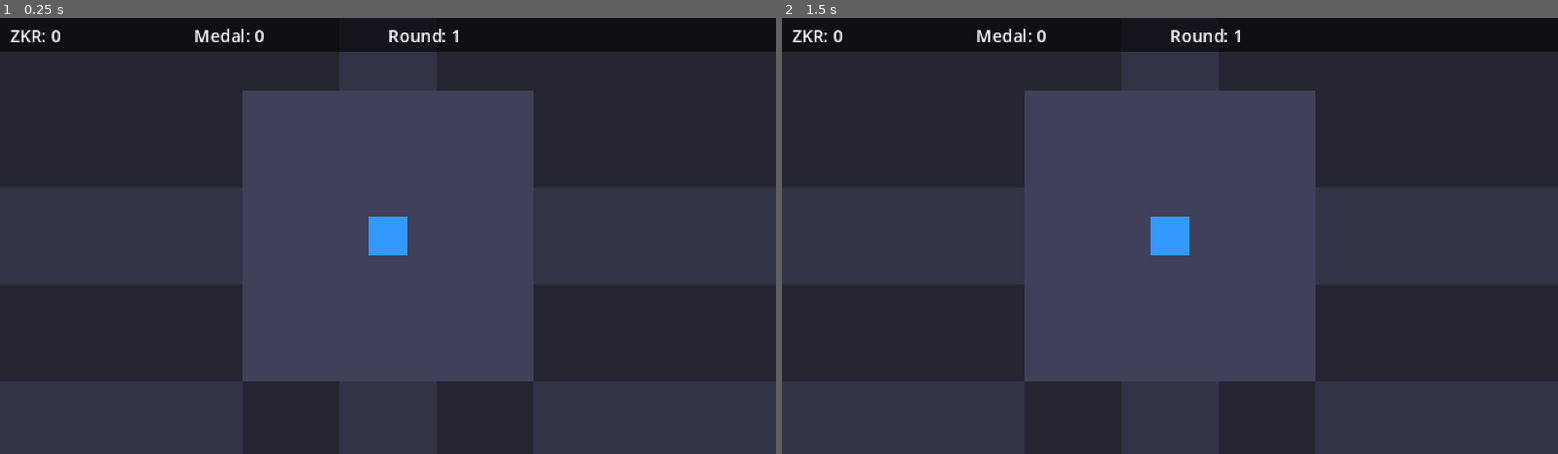
Above: before the commit, frames 1-2 (left to right).
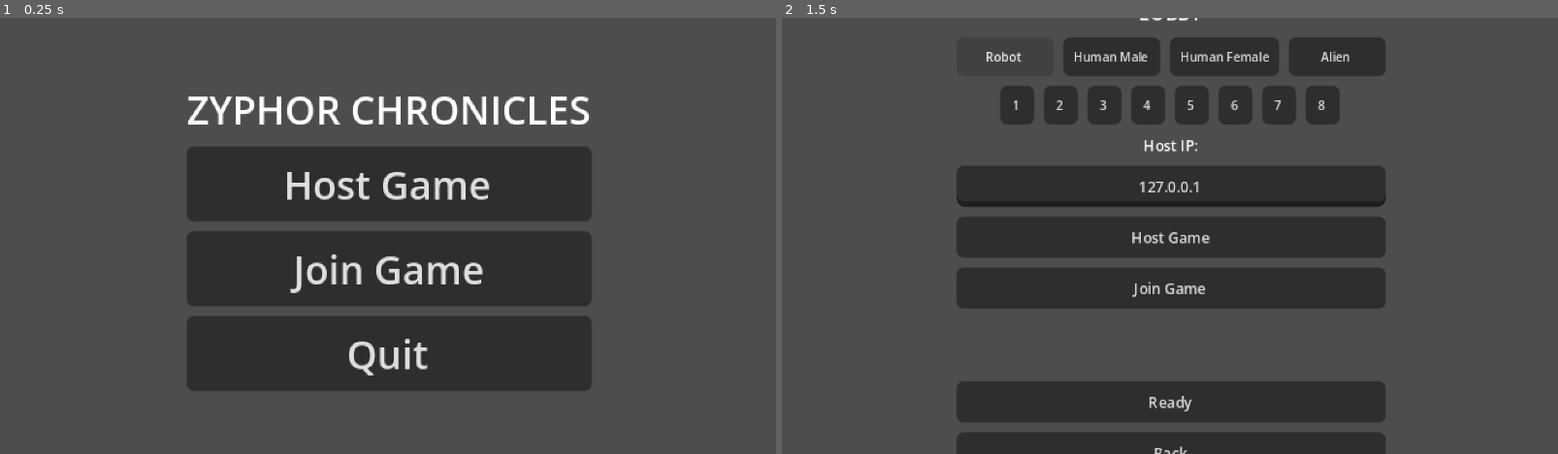
Above: after the commit, the same moments.

Repository: IchbineineBiene2/co-op-pixel-game
Game: Godot game, scene res://scenes/main_menu.tscn
Same seed, same stepped clock (60 frames per second), same inputs: the game is played once before the commit and once after it. Before the commit the project starts from res://scenes/hub_map.tscn.
Inputs (mouse positions are in pixels of both pictures, inside the frame that each line leads up to):
- Up to frame 1 (0.25 s): no input
- Up to frame 2 (1.5 s): click (1170, 183) at 0.5 s, where only the run after the commit has a clickable "Host Game"; click (1007, 57) at 1.25 s, where only the run after the commit has a clickable "Robot"

The runs differ from the first frame. In frame 1, 89% of the frame differs, in the area x 0-100%, y 0-100%; in frame 2, 80%.

Commit message:
there are some multiplayer errors to fix

Diff:
--- a/zyphor-chronicles/project.godot
+++ b/zyphor-chronicles/project.godot
@@ -11,7 +11,7 @@
 [application]
 
 config/name="ZyphorChronicles"
-run/main_scene="res://scenes/hub_map.tscn"
+run/main_scene="uid://befxr63stcs7r"
 config/features=PackedStringArray("4.6", "Forward Plus")
 config/icon="res://icon.svg"
 
--- a/zyphor-chronicles/scenes/lobby.gd
+++ b/zyphor-chronicles/scenes/lobby.gd
@@ -2,9 +2,10 @@
 
 var vbox: VBoxContainer = null
 var ip_input: LineEdit = null
+var status_label: Label = null
+var player_count_label: Label = null
 
 func _ready() -> void:
-	# UI'yi kod ile oluştur
 	var canvas = CanvasLayer.new()
 	add_child(canvas)
 
@@ -17,20 +18,12 @@
 	canvas.add_child(vbox)
 
 	var title = Label.new()
-	title.name = "Title"
 	title.text = "LOBBY"
 	title.horizontal_alignment = HORIZONTAL_ALIGNMENT_CENTER
 	title.add_theme_font_size_override("font_size", 8)
 	vbox.add_child(title)
 
-	var players_label = Label.new()
-	players_label.name = "PlayersLabel"
-	players_label.text = tr("MSG_WAITING")
-	players_label.horizontal_alignment = HORIZONTAL_ALIGNMENT_CENTER
-	players_label.add_theme_font_size_override("font_size", 6)
-	vbox.add_child(players_label)
-
-	# Sprite seçim butonları
+	# Sprite seçim
 	var sprite_hbox = HBoxContainer.new()
 	sprite_hbox.alignment = BoxContainer.ALIGNMENT_CENTER
 	vbox.add_child(sprite_hbox)
@@ -42,7 +35,7 @@
 		btn.pressed.connect(_on_sprite_selected.bind(sprite.to_lower().replace(" ", "_")))
 		sprite_hbox.add_child(btn)
 
-	# Renk seçim butonları
+	# Renk seçim
 	var color_hbox = HBoxContainer.new()
 	color_hbox.alignment = BoxContainer.ALIGNMENT_CENTER
 	vbox.add_child(color_hbox)
@@ -55,13 +48,12 @@
 		color_hbox.add_child(btn)
 
 	var ip_label = Label.new()
-	ip_label.text = "IP Address:"
+	ip_label.text = "Host IP:"
 	ip_label.add_theme_font_size_override("font_size", 6)
 	ip_label.horizontal_alignment = HORIZONTAL_ALIGNMENT_CENTER
 	vbox.add_child(ip_label)
 
 	ip_input = LineEdit.new()
-	ip_input.name = "IPInput"
 	ip_input.placeholder_text = "192.168.1.x"
 	ip_input.text = "127.0.0.1"
 	ip_input.custom_minimum_size = Vector2(120, 16)
@@ -70,7 +62,6 @@
 	vbox.add_child(ip_input)
 
 	var btn_host = Button.new()
-	btn_host.name = "BtnHost"
 	btn_host.text = tr("BTN_HOST")
 	btn_host.custom_minimum_size = Vector2(120, 14)
 	btn_host.add_theme_font_size_override("font_size", 6)
@@ -78,14 +69,28 @@
 	vbox.add_child(btn_host)
 
 	var btn_join = Button.new()
-	btn_join.name = "BtnJoin"
 	btn_join.text = tr("BTN_JOIN")
 	btn_join.custom_minimum_size = Vector2(120, 14)
 	btn_join.add_theme_font_size_override("font_size", 6)
 	btn_join.pressed.connect(_on_join_pressed)
 	vbox.add_child(btn_join)
 
-	# Hazır ve Geri butonları
+	# Oyuncu sayısı
+	player_count_label = Label.new()
+	player_count_label.text = ""
+	player_count_label.horizontal_alignment = HORIZONTAL_ALIGNMENT_CENTER
+	player_count_label.add_theme_font_size_override("font_size", 6)
+	player_count_label.modulate = Color(0.8, 1, 0.8)
+	vbox.add_child(player_count_label)
+
+	# Durum mesajı
+	status_label = Label.new()
+	status_label.text = ""
+	status_label.horizontal_alignment = HORIZONTAL_ALIGNMENT_CENTER
+	status_label.add_theme_font_size_override("font_size", 6)
+	status_label.modulate = Color(1, 1, 0.5)
+	vbox.add_child(status_label)
+
 	var btn_ready = Button.new()
 	btn_ready.name = "BtnReady"
 	btn_ready.text = tr("BTN_READY")
@@ -95,61 +100,91 @@
 	vbox.add_child(btn_ready)
 
 	var btn_back = Button.new()
-	btn_back.name = "BtnBack"
 	btn_back.text = tr("BTN_BACK")
 	btn_back.add_theme_font_size_override("font_size", 6)
 	btn_back.custom_minimum_size = Vector2(60, 14)
 	btn_back.pressed.connect(_on_back_pressed)
 	vbox.add_child(btn_back)
 
-	# Sinyaller
 	NetworkManager.player_connected.connect(_on_player_connected)
 	NetworkManager.player_disconnected.connect(_on_player_disconnected)
+	NetworkManager.connection_succeeded.connect(_on_connection_succeeded)
+	NetworkManager.connection_failed.connect(_on_connection_failed_handler)
 
 func _on_sprite_selected(sprite_type: String) -> void:
 	PlayerData.sprite_type = sprite_type
-	print("Sprite seçildi: ", sprite_type)
 
 func _on_color_selected(color_index: int) -> void:
 	PlayerData.color_palette = color_index
-	print("Renk seçildi: ", color_index)
 
 func _on_host_pressed() -> void:
 	NetworkManager.host_game()
+	if not multiplayer.has_multiplayer_peer():
+		_set_status("Host kurulamadı!", Color(1, 0.3, 0.3))
+		return
 	GameManager.register_player(1, SaveManager.player_name)
-	_show_waiting()
+	# Yerel IP'yi bul ve göster
+	var local_ip = _get_local_ip()
+	_set_status("Host: " + local_ip + "  Diğerleri bu IP'ye bağlansın", Color(0.5, 1, 0.5))
+	_update_count()
 
 func _on_join_pressed() -> void:
-	var ip = "127.0.0.1"
-	if ip_input != null and ip_input.text != "":
-		ip = ip_input.text
+	var ip = ip_input.text.strip_edges()
+	if ip == "":
+		ip = "127.0.0.1"
+	_set_status("Bağlanılıyor: " + ip + "...", Color(1, 1, 0.5))
 	NetworkManager.join_game(ip)
-	_show_waiting()
 
-func _show_waiting() -> void:
-	if vbox == null:
-		return
-	var waiting = Label.new()
-	waiting.name = "WaitingLabel"
-	waiting.text = "Waiting... (1/" + str(NetworkManager.MAX_PLAYERS) + ")"
-	waiting.horizontal_alignment = HORIZONTAL_ALIGNMENT_CENTER
-	waiting.add_theme_font_size_override("font_size", 6)
-	vbox.add_child(waiting)
+func _on_connection_succeeded() -> void:
+	var my_id = multiplayer.get_unique_id()
+	NetworkManager.sync_player_data.rpc(my_id, SaveManager.player_name)
+	_set_status("Bağlandı! Host oyunu başlatana kadar bekle.", Color(0.5, 1, 0.5))
+	_update_count()
+
+func _on_connection_failed_handler() -> void:
+	_set_status("Bağlantı başarısız! IP doğru mu?", Color(1, 0.3, 0.3))
 
 func _on_ready_pressed() -> void:
-	var my_id = multiplayer.get_unique_id()
-	GameManager.register_player(my_id, SaveManager.player_name)
-	get_tree().change_scene_to_file("res://scenes/main_map.tscn")
+	if not multiplayer.has_multiplayer_peer():
+		return
+	if not multiplayer.is_server():
+		_set_status("Sadece host oyunu başlatabilir!", Color(1, 0.6, 0.3))
+		return
+	NetworkManager.change_scene_for_all.rpc("res://scenes/hub_map.tscn")
 
 func _on_back_pressed() -> void:
 	NetworkManager.disconnect_game()
 	get_tree().change_scene_to_file("res://scenes/main_menu.tscn")
 
 func _on_player_connected(peer_id: int) -> void:
-	GameManager.register_player(peer_id, "Player " + str(peer_id))
-	var waiting = vbox.find_child("WaitingLabel") if vbox else null
-	if waiting:
-		waiting.text = "Players: " + str(GameManager.players.size())
+	print("Oyuncu bağlandı: ", peer_id)
+	# Sayım: gerçek peer sayısını kullan, RPC henüz gelmemiş olabilir
+	await get_tree().create_timer(0.2).timeout
+	_update_count()
 
-func _on_player_disconnected(peer_id: int) -> void:
-	print("Oyuncu ayrıldı: ", peer_id)
+func _on_player_disconnected(_peer_id: int) -> void:
+	await get_tree().create_timer(0.1).timeout
+	_update_count()
+
+func _update_count() -> void:
+	if not multiplayer.has_multiplayer_peer():
+		player_count_label.text = ""
+		return
+	var count: int
+	if multiplayer.is_server():
+		count = multiplayer.get_peers().size() + 1  # peerlar + host
+	else:
+		count = GameManager.players.size()
+	player_count_label.text = "Oyuncular: " + str(count) + "/" + str(NetworkManager.MAX_PLAYERS) + \
+		("  (Sen host'sun)" if multiplayer.is_server() else "")
+
+func _set_status(text: String, color: Color = Color(1, 1, 1)) -> void:
+	if status_label:
+		status_label.text = text
+		status_label.modulate = color
+
+func _get_local_ip() -> String:
+	for addr in IP.get_local_addresses():
+		if addr.begins_with("192.168.") or addr.begins_with("10."):
+			return addr
+	return "127.0.0.1"
--- a/zyphor-chronicles/scripts/autoload/GameManager.gd
+++ b/zyphor-chronicles/scripts/autoload/GameManager.gd
@@ -24,6 +24,13 @@
 func shuffle_minigames() -> void:
 	minigame_order = MINIGAMES.duplicate()
 	minigame_order.shuffle()
+	if multiplayer.has_multiplayer_peer() and multiplayer.is_server():
+		sync_minigame_order.rpc(minigame_order)
+
+@rpc("authority", "call_local", "reliable")
+func sync_minigame_order(order: Array) -> void:
+	minigame_order = order
+	print("Mini oyun sırası sync edildi: ", minigame_order)
 
 func get_current_minigame() -> String:
 	var idx = current_round % minigame_order.size()
@@ -38,6 +45,13 @@
 	current_round += 1
 	if current_round % MINIGAMES.size() == 0:
 		shuffle_minigames()
+	elif multiplayer.has_multiplayer_peer() and multiplayer.is_server():
+		sync_round.rpc(current_round)
+
+@rpc("authority", "call_local", "reliable")
+func sync_round(round_num: int) -> void:
+	current_round = round_num
+	print("Tur sync edildi: ", current_round)
 
 # ── Oyuncu Verileri ──────────────────────────────────────────
 var players: Dictionary = {}
--- a/zyphor-chronicles/scripts/autoload/NetworkManager.gd
+++ b/zyphor-chronicles/scripts/autoload/NetworkManager.gd
@@ -18,6 +18,11 @@
 
 # ── Host ─────────────────────────────────────────────────────
 func host_game() -> void:
+	if peer:
+		peer.close()
+		peer = null
+	multiplayer.multiplayer_peer = null
+
 	peer = ENetMultiplayerPeer.new()
 	var error = peer.create_server(PORT, MAX_PLAYERS)
 	if error != OK:
@@ -56,10 +61,20 @@
 	GameManager.players.erase(id)
 	player_disconnected.emit(id)
 
+# ── RPC: Oyun Durumu Senkronizasyonu ─────────────────────────
+@rpc("any_peer", "reliable")
+func request_game_state() -> void:
+	if not multiplayer.is_server():
+		return
+	var sender = multiplayer.get_remote_sender_id()
+	GameManager.sync_minigame_order.rpc_id(sender, GameManager.minigame_order)
+	GameManager.sync_round.rpc_id(sender, GameManager.current_round)
+
 func _on_connected_to_server() -> void:
 	var my_id = multiplayer.get_unique_id()
 	connection_succeeded.emit()
 	print("Sunucuya bağlandı, ID: ", my_id)
+	request_game_state.rpc_id(1)
 
 func _on_connection_failed() -> void:
 	connection_failed.emit()
--- a/zyphor-chronicles/scripts/autoload/RoundManager.gd
+++ b/zyphor-chronicles/scripts/autoload/RoundManager.gd
@@ -5,17 +5,30 @@
 var timer: float = 0.0
 var timer_running: bool = false
 var players_in_zone: Array = []
+var players_inside: Array = []
+var players_ready: Dictionary = {}
+var minigame_scene: String = ""
 
 signal round_started
 signal round_timer_tick(seconds_left: float)
 signal player_missed_round(peer_id: int)
+signal zone_count_updated(current: int, total: int)
 
 # ── Bölge Bekleme Sistemi ────────────────────────────────────
-func player_entered_zone(peer_id: int) -> void:
-	if not players_in_zone.has(peer_id):
-		players_in_zone.append(peer_id)
+func player_entered_zone(peer_id: int, _zone: String) -> void:
+	if not players_inside.has(peer_id):
+		players_inside.append(peer_id)
+
+	if multiplayer.has_multiplayer_peer() and multiplayer.is_server():
+		update_zone_count.rpc(players_inside.size(), GameManager.players.size())
+
 	if not timer_running:
 		_start_timer()
+
+@rpc("authority", "call_local", "reliable")
+func update_zone_count(current: int, total: int) -> void:
+	print("Bölgede: ", current, "/", total)
+	zone_count_updated.emit(current, total)
 
 func player_left_zone(peer_id: int) -> void:
 	players_in_zone.erase(peer_id)
@@ -34,12 +47,19 @@
 
 func _launch_minigame() -> void:
 	timer_running = false
-	# Gelmeyen oyuncular turu atlar
 	for peer_id in GameManager.players.keys():
-		if not players_in_zone.has(peer_id):
+		if not players_inside.has(peer_id):
 			player_missed_round.emit(peer_id)
 	round_started.emit()
 	players_in_zone.clear()
+	players_inside.clear()
+
+	if multiplayer.has_multiplayer_peer() and multiplayer.is_server():
+		var scene = "res://scenes/minigames/" + GameManager.get_current_minigame() + ".tscn"
+		NetworkManager.change_scene_for_all.rpc(scene)
+	elif not multiplayer.has_multiplayer_peer():
+		var scene = "res://scenes/minigames/" + GameManager.get_current_minigame() + ".tscn"
+		get_tree().call_deferred("change_scene_to_file", scene)
 
 # ── Tur Sonu ─────────────────────────────────────────────────
 func end_round(results: Array) -> void:
--- a/zyphor-chronicles/scripts/hub_map.gd
+++ b/zyphor-chronicles/scripts/hub_map.gd
@@ -18,6 +18,8 @@
 	_create_zone_portals()
 	var hud = preload("res://scenes/ui/hud.tscn").instantiate()
 	add_child(hud)
+	RoundManager.zone_count_updated.connect(_on_zone_count_updated)
+	RoundManager.round_timer_tick.connect(_on_timer_tick)
 
 func _create_hub() -> void:
 	var ground = ColorRect.new()
@@ -163,6 +165,23 @@
 		get_tree().change_scene_to_file(ZONE_SCENES[zone_key])
 	)
 
+func _on_zone_count_updated(current: int, total: int) -> void:
+	if not has_node("WaitingCanvas"):
+		var canvas = CanvasLayer.new()
+		canvas.name = "WaitingCanvas"
+		add_child(canvas)
+		var lbl = Label.new()
+		lbl.name = "WaitingLabel"
+		lbl.position = Vector2(110, 8)
+		lbl.add_theme_font_size_override("font_size", 8)
+		lbl.modulate = Color(1, 1, 0)
+		canvas.add_child(lbl)
+	$WaitingCanvas/WaitingLabel.text = "Bölgede: " + str(current) + "/" + str(total)
+
+func _on_timer_tick(seconds_left: float) -> void:
+	if has_node("WaitingCanvas/WaitingLabel"):
+		$WaitingCanvas/WaitingLabel.text += "  (" + str(int(seconds_left)) + "sn)"
+
 func _physics_process(_delta: float) -> void:
 	if player == null:
 		return
--- a/zyphor-chronicles/scripts/zones/glonar_arena.gd
+++ b/zyphor-chronicles/scripts/zones/glonar_arena.gd
@@ -44,7 +44,10 @@
 			await get_tree().create_timer(2.0).timeout
 			canvas.queue_free()
 			return
-		get_tree().call_deferred("change_scene_to_file", "res://scenes/minigames/glonar_fight.tscn")
+		var my_id = 1
+		if multiplayer.has_multiplayer_peer():
+			my_id = multiplayer.get_unique_id()
+		RoundManager.player_entered_zone(my_id, zone_name)
 	)
 	add_child(minigame_area)
 
--- a/zyphor-chronicles/scripts/zones/nebula_factory_zone.gd
+++ b/zyphor-chronicles/scripts/zones/nebula_factory_zone.gd
@@ -44,7 +44,10 @@
 			await get_tree().create_timer(2.0).timeout
 			canvas.queue_free()
 			return
-		get_tree().call_deferred("change_scene_to_file", "res://scenes/minigames/nebula_factory.tscn")
+		var my_id = 1
+		if multiplayer.has_multiplayer_peer():
+			my_id = multiplayer.get_unique_id()
+		RoundManager.player_entered_zone(my_id, zone_name)
 	)
 	add_child(minigame_area)
 
--- a/zyphor-chronicles/scripts/zones/vrix_market.gd
+++ b/zyphor-chronicles/scripts/zones/vrix_market.gd
@@ -44,7 +44,10 @@
 			await get_tree().create_timer(2.0).timeout
 			canvas.queue_free()
 			return
-		get_tree().call_deferred("change_scene_to_file", "res://scenes/minigames/vrix_race.tscn")
+		var my_id = 1
+		if multiplayer.has_multiplayer_peer():
+			my_id = multiplayer.get_unique_id()
+		RoundManager.player_entered_zone(my_id, zone_name)
 	)
 	add_child(minigame_area)
 
--- a/zyphor-chronicles/scripts/zones/xora_temple.gd
+++ b/zyphor-chronicles/scripts/zones/xora_temple.gd
@@ -44,7 +44,10 @@
 			await get_tree().create_timer(2.0).timeout
 			canvas.queue_free()
 			return
-		get_tree().call_deferred("change_scene_to_file", "res://scenes/minigames/xora_memory.tscn")
+		var my_id = 1
+		if multiplayer.has_multiplayer_peer():
+			my_id = multiplayer.get_unique_id()
+		RoundManager.player_entered_zone(my_id, zone_name)
 	)
 	add_child(minigame_area)
 
--- a/zyphor-chronicles/scripts/zones/zyphor_throne.gd
+++ b/zyphor-chronicles/scripts/zones/zyphor_throne.gd
@@ -45,7 +45,10 @@
 			await get_tree().create_timer(2.0).timeout
 			canvas.queue_free()
 			return
-		get_tree().call_deferred("change_scene_to_file", "res://scenes/minigames/zyphor_bomb.tscn")
+		var my_id = 1
+		if multiplayer.has_multiplayer_peer():
+			my_id = multiplayer.get_unique_id()
+		RoundManager.player_entered_zone(my_id, zone_name)
 	)
 	add_child(minigame_area)
 
